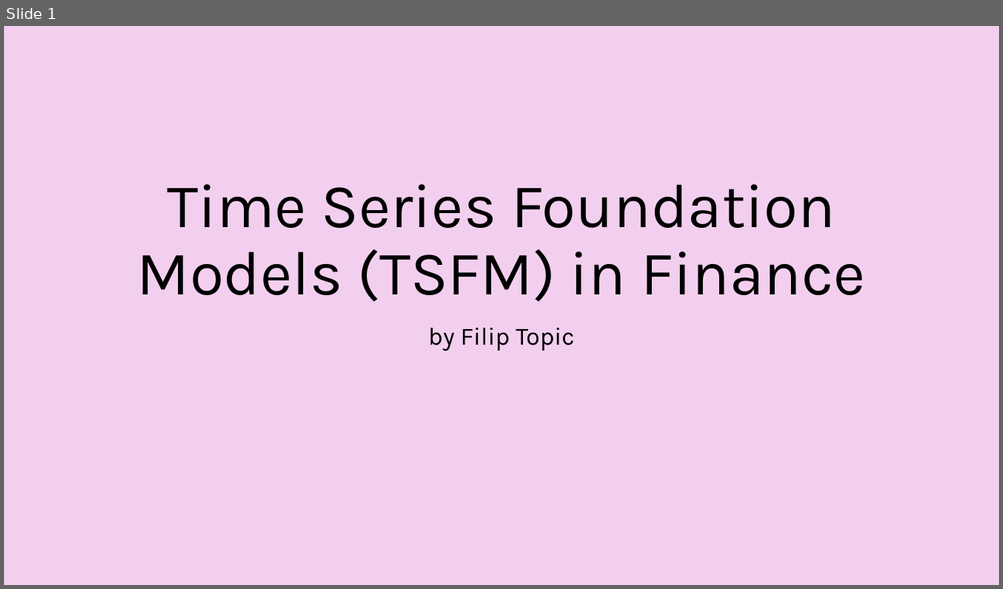
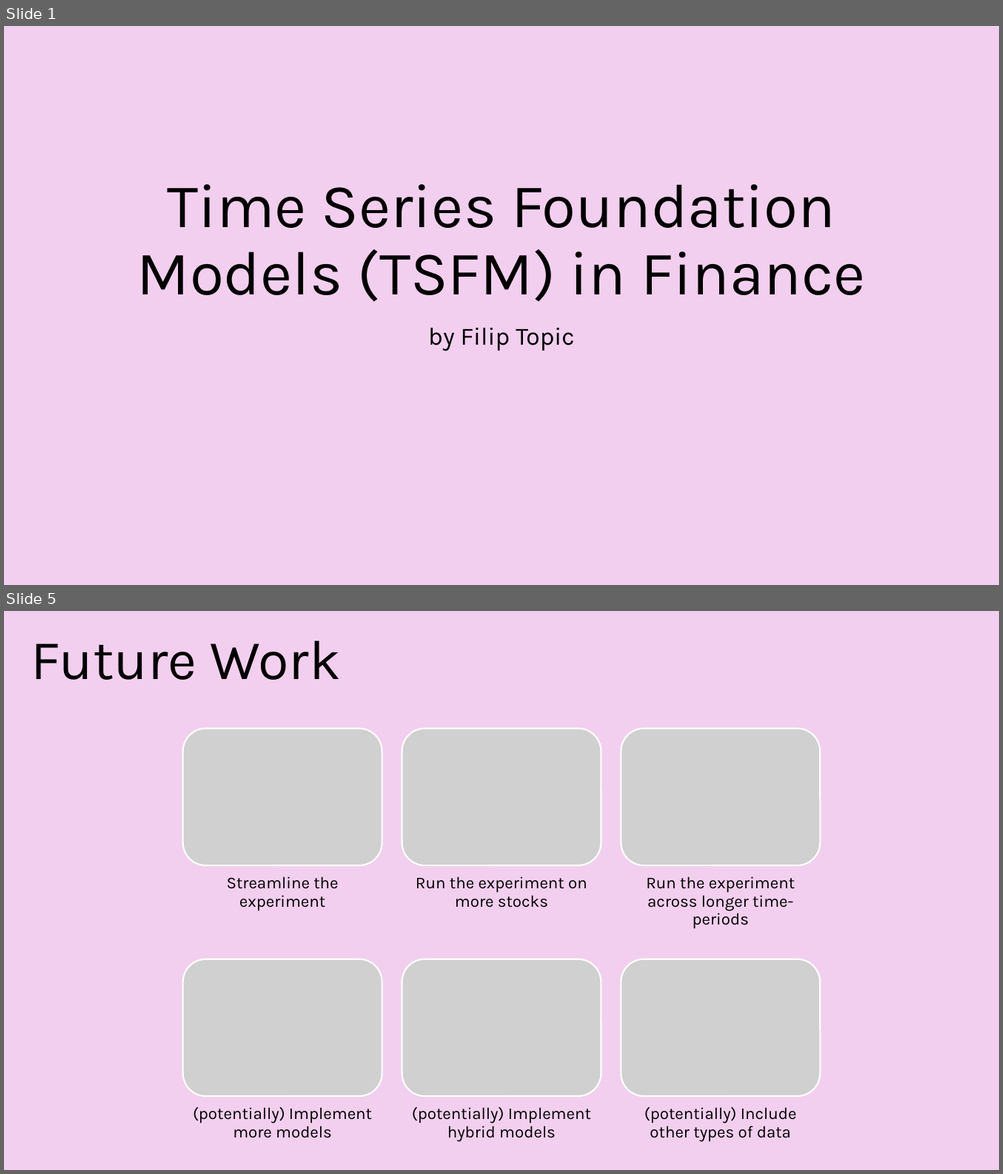
Before and after one commit to filip-topic/Time-Series-Foundation-Models-in-Financial-time-series-prediction, a slide deck: various documents/7th of August presentation.pptx. Shown one above the other, each under a label of ours: slide 1 before the commit, slides 1 and 5 after it; the slides between them are not shown. The pictures are 1003x589 and 1003x1174 pixels, drawn with LibreOffice and Linux fonts; fonts in the diff are those of the drawing; grey boxes stand for pictures. Boxes give left, top, right and bottom in pixels: in the first picture for what was removed or moved away, otherwise in the second. Text is boxed around its words. In the diff, an @@ line names an element or a change of style, - is before the commit and + after.

```diff
--- a/various documents/7th of August presentation.pptx
+++ b/various documents/7th of August presentation.pptx
@@ slide 5 added at [4,611,999,1170], background #F2CFEE @@
@@ text added at [31,641,341,680], 54 pt, text #000000 @@
+Future Work
@@ group added at [183,729,820,1142]: 6 pictures, 6 texts @@
+Streamline the experiment
+Run the experiment on more stocks
+Run the experiment across longer time-periods
+(potentially) Implement more models
+(potentially) Implement hybrid models
+(potentially) Include other types of data
```
Also in this commit, not shown: 3 slides changed, 6 other files.
